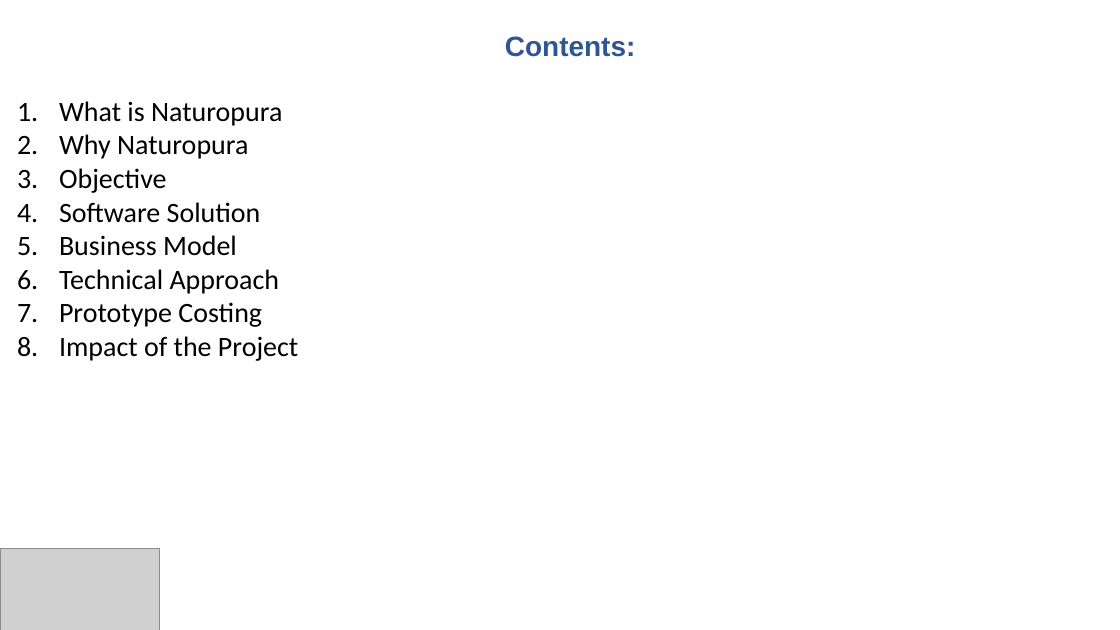
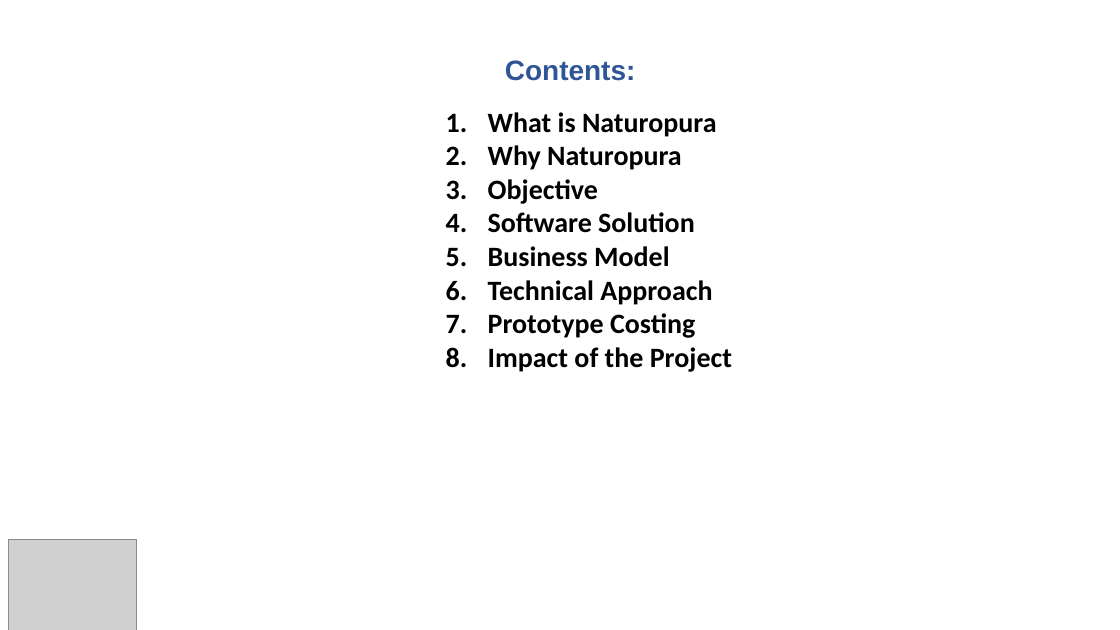
Before and after one commit to tusarmohapatra/NaturopuraV1, a slide deck: slide 2 of Naturepura Pitchdeck.pptx. Drawn at 1120x630 pixels with LibreOffice and Linux fonts; fonts in the diff are those of the drawing; grey boxes stand for pictures; background and template pictures are left out. Boxes give left, top, right and bottom in pixels: in the first picture for what was removed or moved away, otherwise in the second. Text is boxed around its words. In the diff, an @@ line names an element or a change of style, - is before the commit and + after.

```diff
--- a/Naturepura Pitchdeck.pptx
+++ b/Naturepura Pitchdeck.pptx
@@ text "Contents:": place and size @@
-text "Contents:" at box(505, 36, 636, 57)
+text "Contents:" at box(505, 60, 636, 81)
@@ text "What is Naturopura": place and size @@
-text "What is Naturopura" at box(59, 101, 298, 361)
+text "What is Naturopura" at box(488, 112, 732, 372)
@@ text "What is Naturopura" at box(488, 112, 732, 372): bold on @@
@@ picture: place and size @@
-picture at box(0, 549, 160, 630)
+picture at box(8, 539, 136, 630)
```
Also in this commit, not shown: 17 other slides changed, 1 slide added, 1 slide removed.
